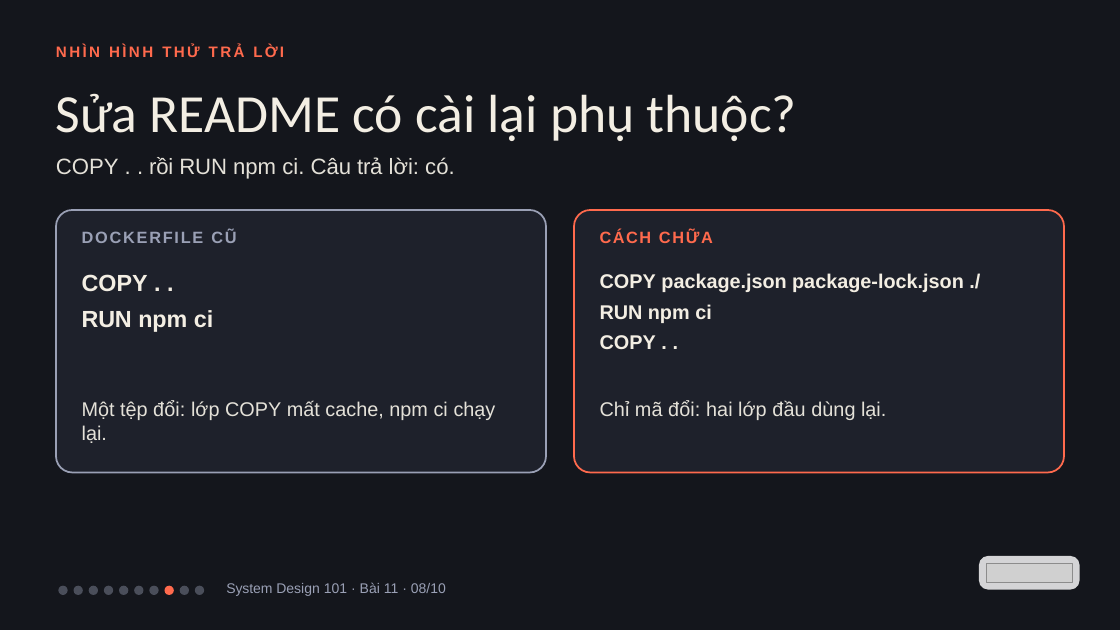
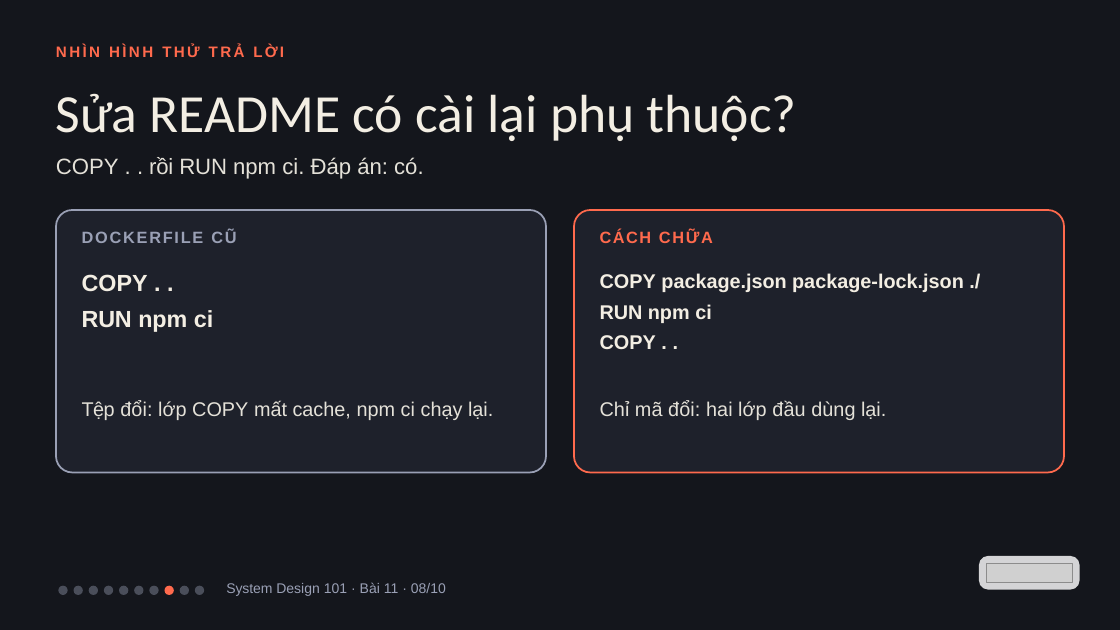
Before and after one commit to vohoailinh90/tool-marketing-studio, a slide deck: slide 8 of system-design-101/vi/lessons/sd-13-011/slides/sd-13-011.pptx. Drawn at 1120x630 pixels with LibreOffice and Linux fonts; fonts in the diff are those of the drawing; grey boxes stand for pictures. Boxes give left, top, right and bottom in pixels: in the first picture for what was removed or moved away, otherwise in the second. Text is boxed around its words. In the diff, an @@ line names an element or a change of style, - is before the commit and + after.

```diff
--- a/system-design-101/vi/lessons/sd-13-011/slides/sd-13-011.pptx
+++ b/system-design-101/vi/lessons/sd-13-011/slides/sd-13-011.pptx
@@ text at box(56, 157, 423, 179): text changed @@
-COPY . . rồi RUN npm ci. Câu trả lời: có.
+COPY . . rồi RUN npm ci. Đáp án: có.
@@ text at box(82, 401, 493, 420): text changed @@
-Một tệp đổi: lớp COPY mất cache, npm ci chạy lại.
+Tệp đổi: lớp COPY mất cache, npm ci chạy lại.
```
Also in this commit, not shown: 3 other slides changed, 7 other files.
